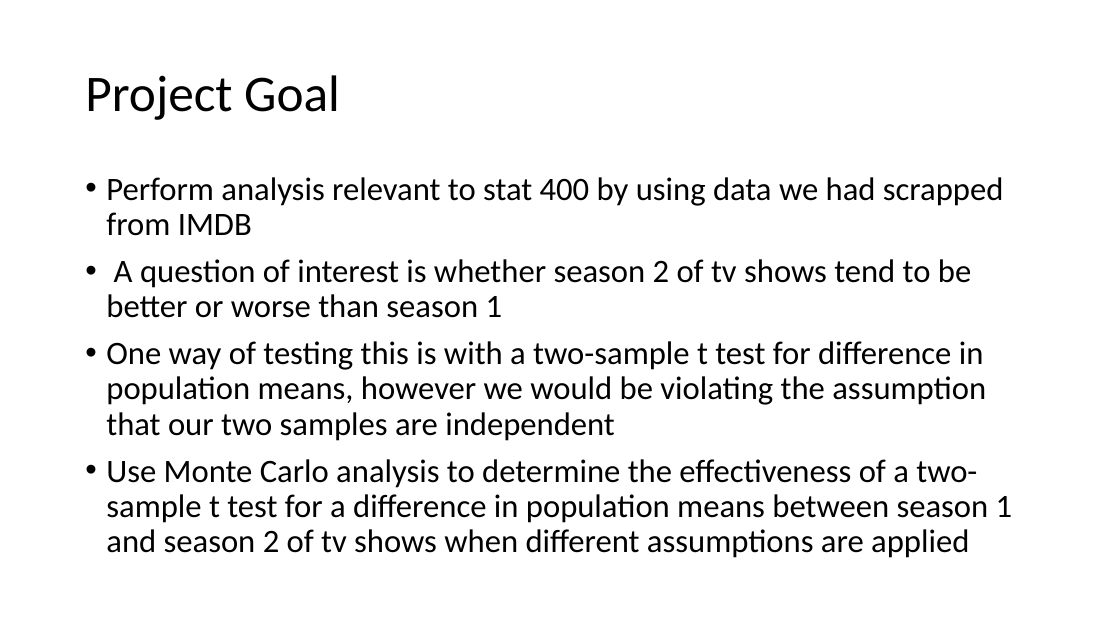
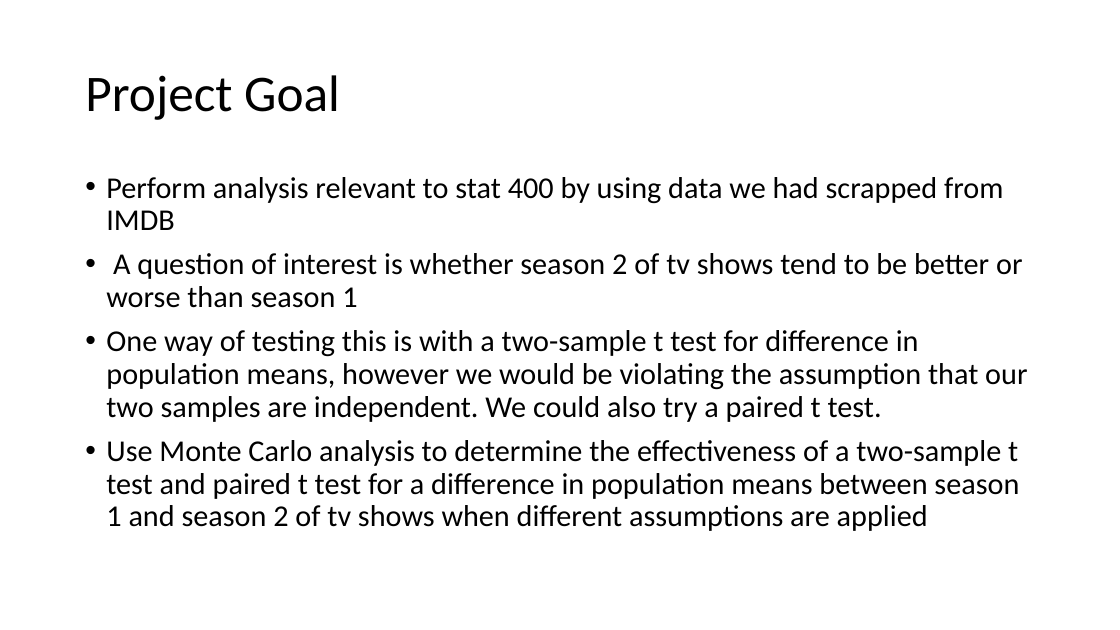
Before and after one commit to stat400-csu/project-8, a slide deck: slide 2 of 400 Presentation.pptx. Drawn at 1120x630 pixels with LibreOffice and Linux fonts; fonts in the diff are those of the drawing. Boxes give left, top, right and bottom in pixels: in the first picture for what was removed or moved away, otherwise in the second. Text is boxed around its words. In the diff, an @@ line names an element or a change of style, - is before the commit and + after.

```diff
--- a/400 Presentation.pptx
+++ b/400 Presentation.pptx
@@ text at bbox=[106, 177, 1022, 308]: size 28 to 25.9 pt in "Perform analysis relevant to stat 400 by ...", "A question of interest is whether season ..." @@
@@ text at bbox=[106, 330, 1027, 531]: text changed; size 28 to 25.9 pt @@
-• One way of testing this is with a two-sample t test for difference in population means, however we would be violating the assumption that our two samples are independent
-• Use Monte Carlo analysis to determine the effectiveness of a two-sample t test for a difference in population means between season 1 and season 2 of tv shows when different assumptions are applied
+• One way of testing this is with a two-sample t test for difference in population means, however we would be violating the assumption that our two samples are independent. We could also try a paired t test.
+• Use Monte Carlo analysis to determine the effectiveness of a two-sample t test and paired t test for a difference in population means between season 1 and season 2 of tv shows when different assumptions are applied
```
